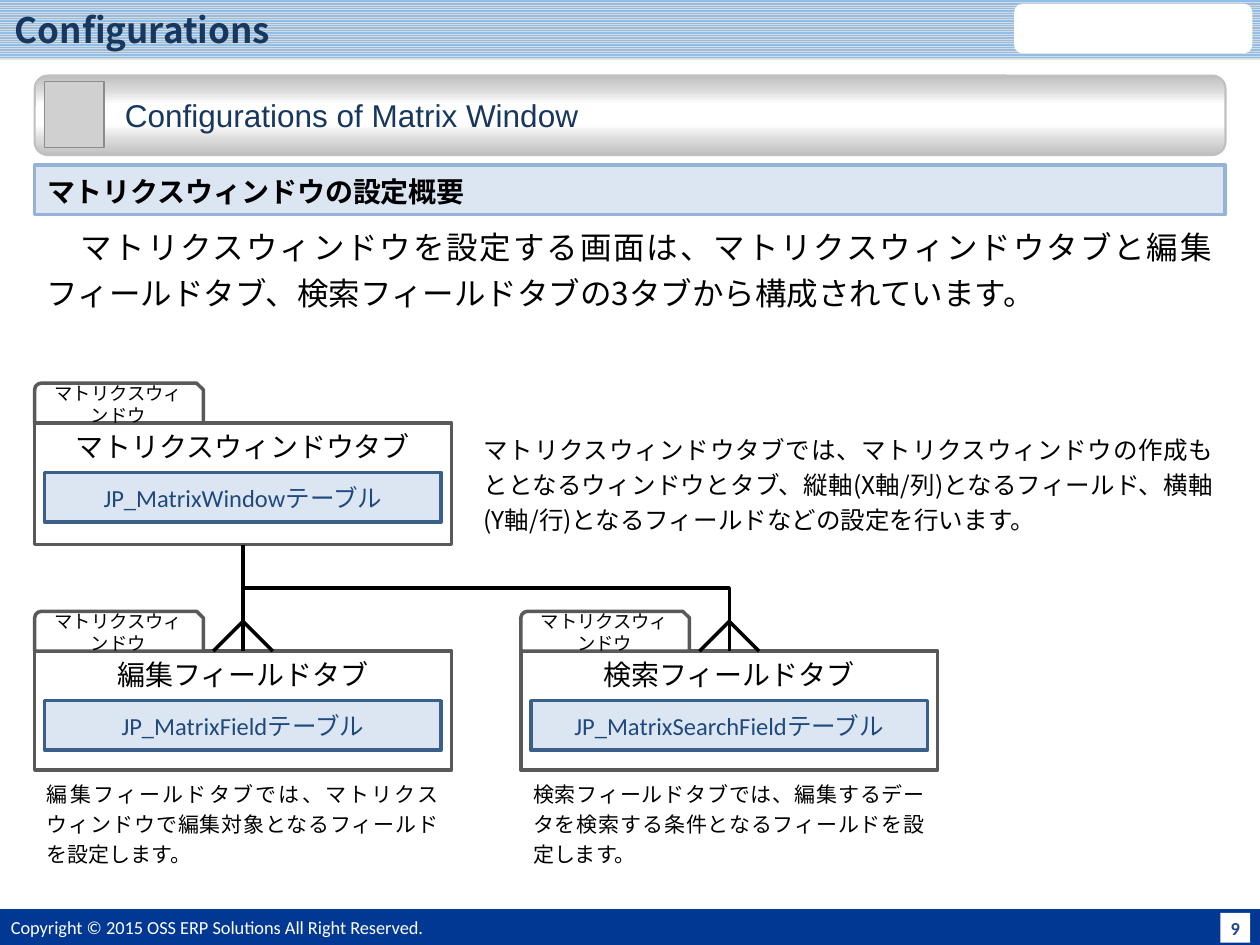
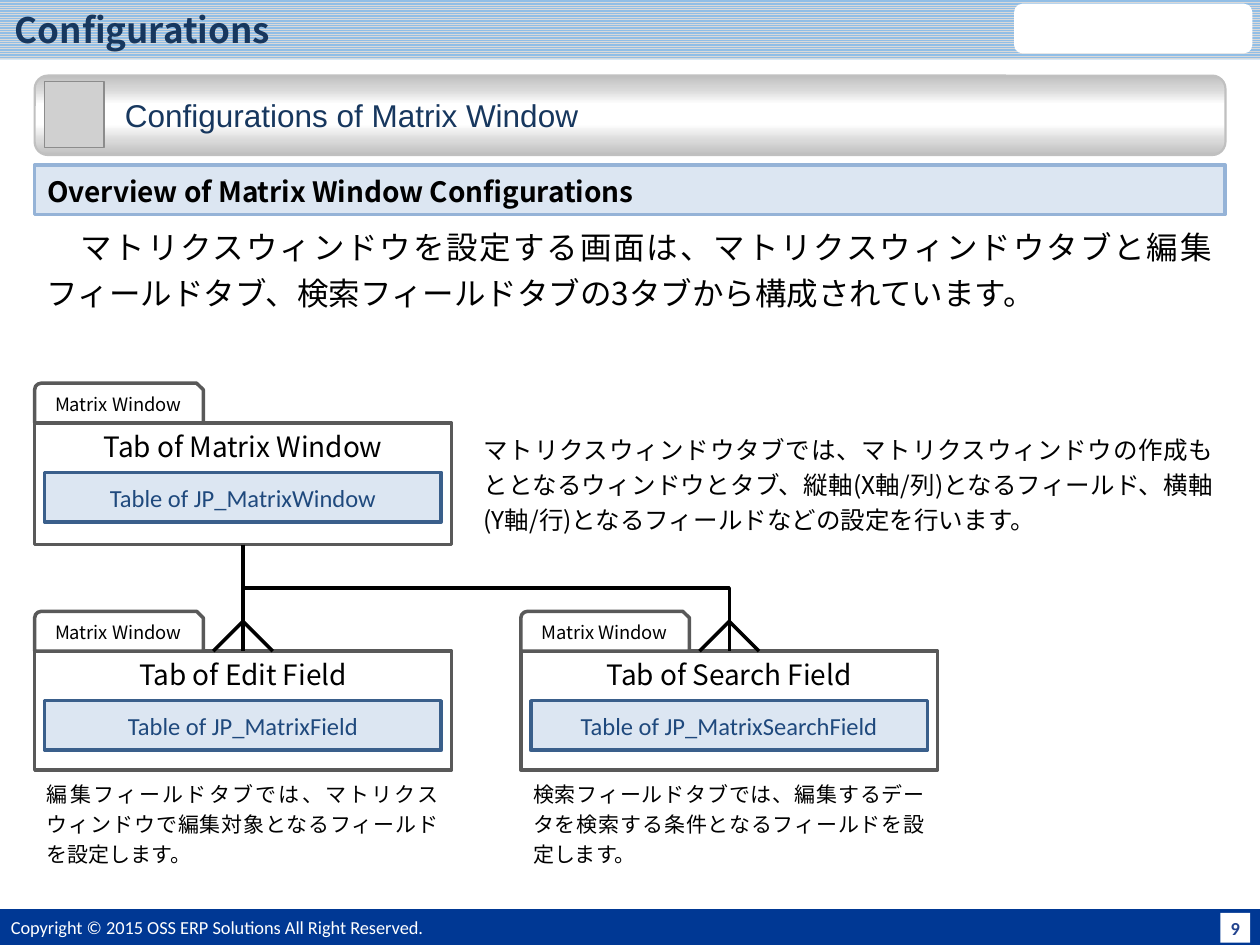
Before and after one commit to JPiere/jpiere.plugin.webui.matrixwindow, a slide deck: slide 10 of Doc/JPIERE-0098_MatrixWindow.pptx. Drawn at 1260x945 pixels with LibreOffice and Linux fonts; fonts in the diff are those of the drawing; grey boxes stand for pictures; background and template pictures are left out. Boxes give left, top, right and bottom in pixels: in the first picture for what was removed or moved away, otherwise in the second. Text is boxed around its words. In the diff, an @@ line names an element or a change of style, - is before the commit and + after.

```diff
--- a/Doc/JPIERE-0098_MatrixWindow.pptx
+++ b/Doc/JPIERE-0098_MatrixWindow.pptx
@@ text in rectangle at (47,179,634,209): text changed @@
-マトリクスウィンドウの設定概要
+Overview of Matrix Window Configurations
@@ text in snip round rect at (55,396,181,412): text changed @@
-マトリクスウィンドウ
+Matrix Window
@@ text in rectangle at (104,434,383,458): text changed @@
-マトリクスウィンドウタブ
+Tab of Matrix Window
@@ text in rectangle at (110,490,376,511): text changed @@
-JP_MatrixWindowテーブル
+Table of JP_MatrixWindow
@@ text in snip round rect at (55,624,181,640): text changed @@
-マトリクスウィンドウ
+Matrix Window
@@ text in snip round rect at (541,624,667,640): text changed @@
-マトリクスウィンドウ
+Matrix Window
@@ text in rectangle at (139,662,347,686): text changed @@
-編集フィールドタブ
+Tab of Edit Field
@@ text in rectangle at (607,662,852,686): text changed @@
-検索フィールドタブ
+Tab of Search Field
@@ text in rectangle at (128,718,358,739): text changed @@
-JP_MatrixFieldテーブル
+Table of JP_MatrixField
@@ text in rectangle at (581,718,877,739): text changed @@
-JP_MatrixSearchFieldテーブル
+Table of JP_MatrixSearchField
```
Also in this commit, not shown: 6 other slides changed, 1 other file.
